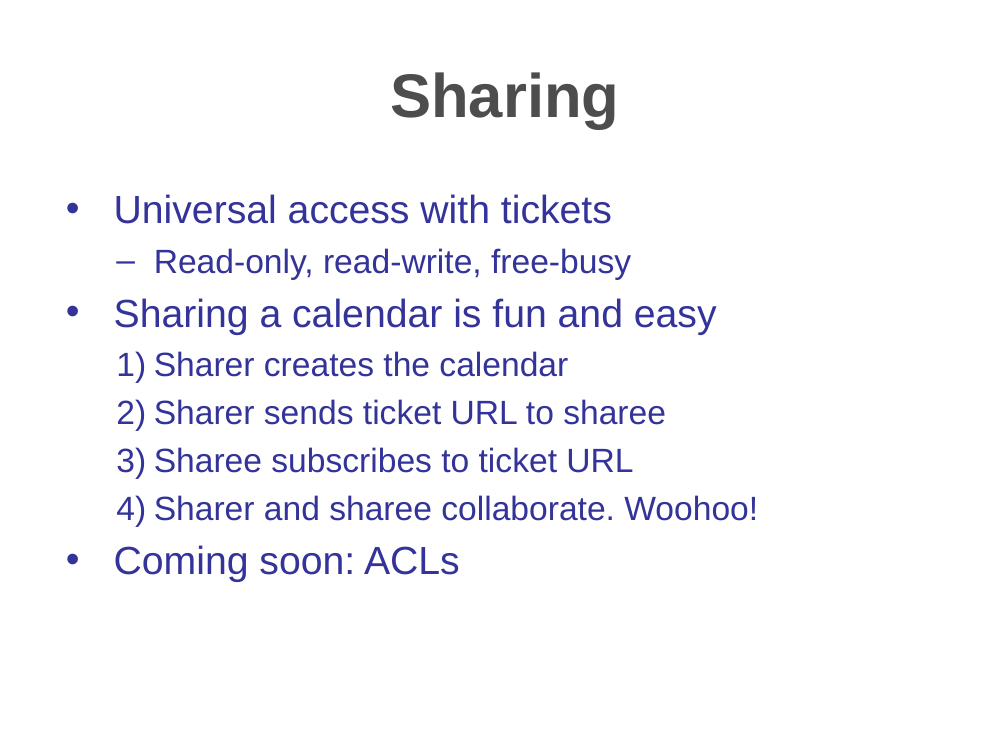
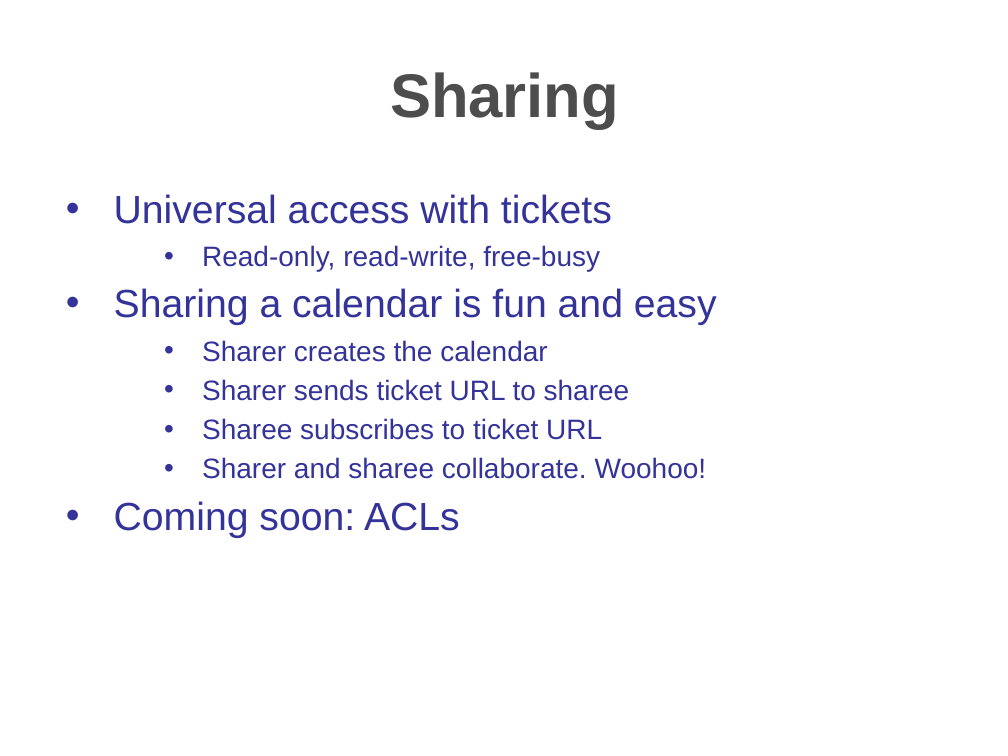
Before and after one commit to hzbarcea/cosmo, a slide deck: slide 10 of src/docs/presentations/apachecon2006.ppt. Drawn at 1008x756 pixels with LibreOffice and Linux fonts; fonts in the diff are those of the drawing; background and template pictures are left out. Boxes give left, top, right and bottom in pixels: in the first picture for what was removed or moved away, otherwise in the second. Text is boxed around its words. In the diff, an @@ line names an element or a change of style, - is before the commit and + after.

```diff
--- a/src/docs/presentations/apachecon2006.ppt
+++ b/src/docs/presentations/apachecon2006.ppt
@@ text "Universal access with tickets" at (x1=114, y1=194, x2=717, y2=538): size 24 to 20 pt in "Read-only, read-write, free-busy", "Sharer creates the calendar", "Sharer sends ticket URL to sharee", "Sharee subscribes to ticket URL" and 1 more places; line spacing 33.4pt to 33.2pt; bullet – to •; list level 2 to 3 in "Read-only, read-write, free-busy"; line spacing 28.4pt to 23.1pt; bullet 1) to •; list level 2 to 3 in "Sharer creates the calendar"; list level 2 to 3 in "Sharer sends ticket URL to ..."; list level 2 to 3 in "Sharee subscribes to ticket URL"; list level 2 to 3 in "Sharer and sharee collaborate. Woohoo!" @@
```
Also in this commit, not shown: 23 other slides changed, 5 slides added, 5 slides removed.
